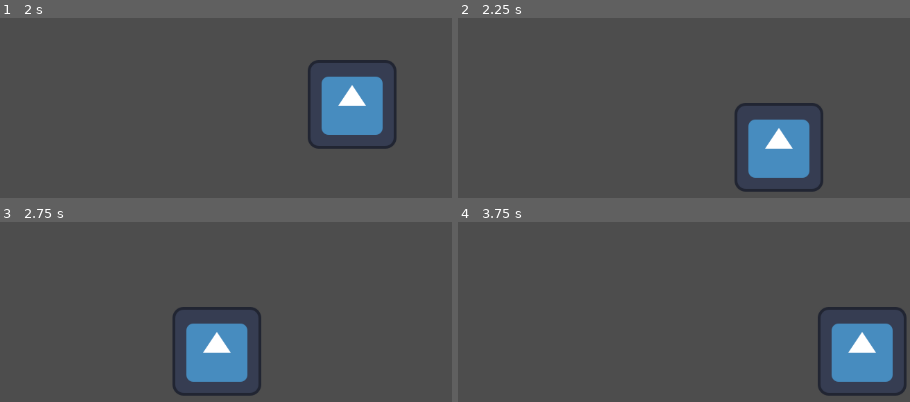
Above: before the commit, frames 1-4 (two rows, left to right).
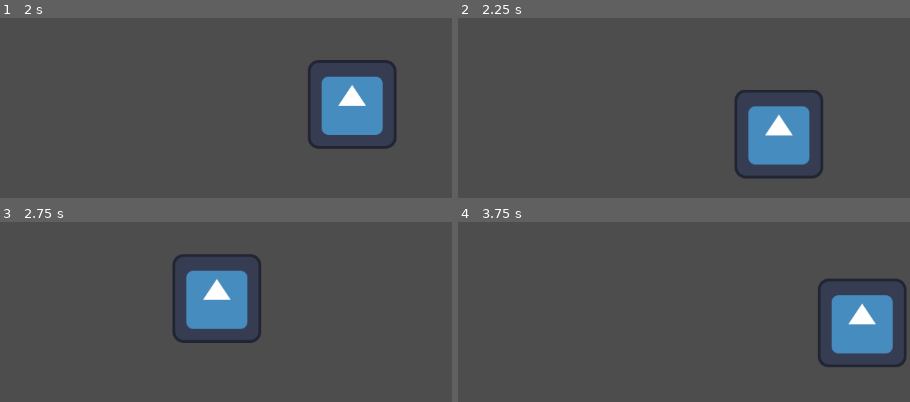
Above: after the commit, the same moments.

Repository: Lopez10Hugo/MonkeyMayhem
Game: Godot game, scene res://Scenes/main.tscn
Same seed, same stepped clock (60 frames per second), same inputs: the game is played once before the commit and once after it. The engine's default icon, where the game draws it, is replaced by a stand-in: a white triangle on a blue panel in a dark square.
Inputs:
- Up to frame 1 (2 s): tap Enter (ui_accept) at 0.5, 0.6, 0.77, 1.07, 1.35, 1.52, 1.82 s; hold Right (ui_right) from 0.53 s (still down)
- Up to frame 2 (2.25 s): release Right (ui_right) at 2.03 s; hold Left (ui_left) from 2.03 s (still down); tap Enter (ui_accept) at 2.1 s
- Up to frame 3 (2.75 s): keep holding Left (ui_left)
- Up to frame 4 (3.75 s): release Left (ui_left) at 2.78 s; hold Right (ui_right) from 2.78 s (still down); tap Enter (ui_accept) at 2.85, 3.02, 3.32, 3.6 s

Frame 1 is identical in both runs. In frame 2, 4.0% of the frame differs, in the area x 61-81%, y 40-97%; in frame 3, 9.7%, in the area x 38-58%, y 17-97%; in frame 4, 6.1%.

Commit message:
001_added-basic-coyote-time-and-input-buffering

Diff:
--- a/Scenes/player.gd
+++ /dev/null
@@ -1,25 +0,0 @@
-extends CharacterBody2D
-
-
-const SPEED = 300.0
-const JUMP_VELOCITY = -400.0
-
-
-func _physics_process(delta: float) -> void:
-	# Add the gravity.
-	if not is_on_floor():
-		velocity += get_gravity() * delta
-
-	# Handle jump.
-	if Input.is_action_just_pressed("ui_accept") and is_on_floor():
-		velocity.y = JUMP_VELOCITY
-
-	# Get the input direction and handle the movement/deceleration.
-	# As good practice, you should replace UI actions with custom gameplay actions.
-	var direction := Input.get_axis("ui_left", "ui_right")
-	if direction:
-		velocity.x = direction * SPEED
-	else:
-		velocity.x = move_toward(velocity.x, 0, SPEED)
-
-	move_and_slide()
--- a/Scenes/player.tscn
+++ b/Scenes/player.tscn
@@ -1,6 +1,6 @@
 [gd_scene load_steps=4 format=3 uid="uid://bl2ecfduss1gr"]
 
-[ext_resource type="Script" uid="uid://cr8u2lu5ith3g" path="res://Scenes/player.gd" id="1_cvnsp"]
+[ext_resource type="Script" uid="uid://cr8u2lu5ith3g" path="res://Scripts/player.gd" id="1_cvnsp"]
 [ext_resource type="Texture2D" uid="uid://dkxncby0mcie6" path="res://Assets/icon.svg" id="1_v0iea"]
 
 [sub_resource type="RectangleShape2D" id="RectangleShape2D_cvnsp"]
--- /dev/null
+++ b/Scripts/player.gd
@@ -0,0 +1,40 @@
+extends CharacterBody2D
+
+
+const SPEED = 300.0
+const JUMP_VELOCITY = -400.0
+const JUMP_BUFFER_WINDOW = 5
+const COYOTE_FRAME_WINDOW = 5
+
+var jump_pressed = false
+var coyote_counter = 0
+var jump_buffer_counter = 0
+
+func _physics_process(delta: float) -> void:
+	# Add the gravity.
+	if is_on_floor():
+		coyote_counter = 0
+		if jump_pressed and jump_buffer_counter <= JUMP_BUFFER_WINDOW:
+			velocity.y = JUMP_VELOCITY
+			jump_pressed = false
+	else:
+		velocity += get_gravity() * delta
+		coyote_counter += 1
+		jump_buffer_counter += 1
+
+	# Handle jump.
+	if Input.is_action_just_pressed("ui_accept"):
+		jump_pressed = true
+		jump_buffer_counter = 0
+		if is_on_floor() or coyote_counter <= COYOTE_FRAME_WINDOW:
+			velocity.y = JUMP_VELOCITY
+
+	# Get the input direction and handle the movement/deceleration.
+	# As good practice, you should replace UI actions with custom gameplay actions.
+	var direction := Input.get_axis("ui_left", "ui_right")
+	if direction:
+		velocity.x = direction * SPEED
+	else:
+		velocity.x = move_toward(velocity.x, 0, SPEED)
+
+	move_and_slide()
--- a/project.godot
+++ b/project.godot
@@ -13,4 +13,5 @@
 config/name="Mono juego"
 run/main_scene="uid://cts2878rykdgr"
 config/features=PackedStringArray("4.4", "Forward Plus")
+run/max_fps=60
 config/icon="res://Assets/icon.svg"
Renamed: Scenes/player.gd.uid -> Scripts/player.gd.uid
